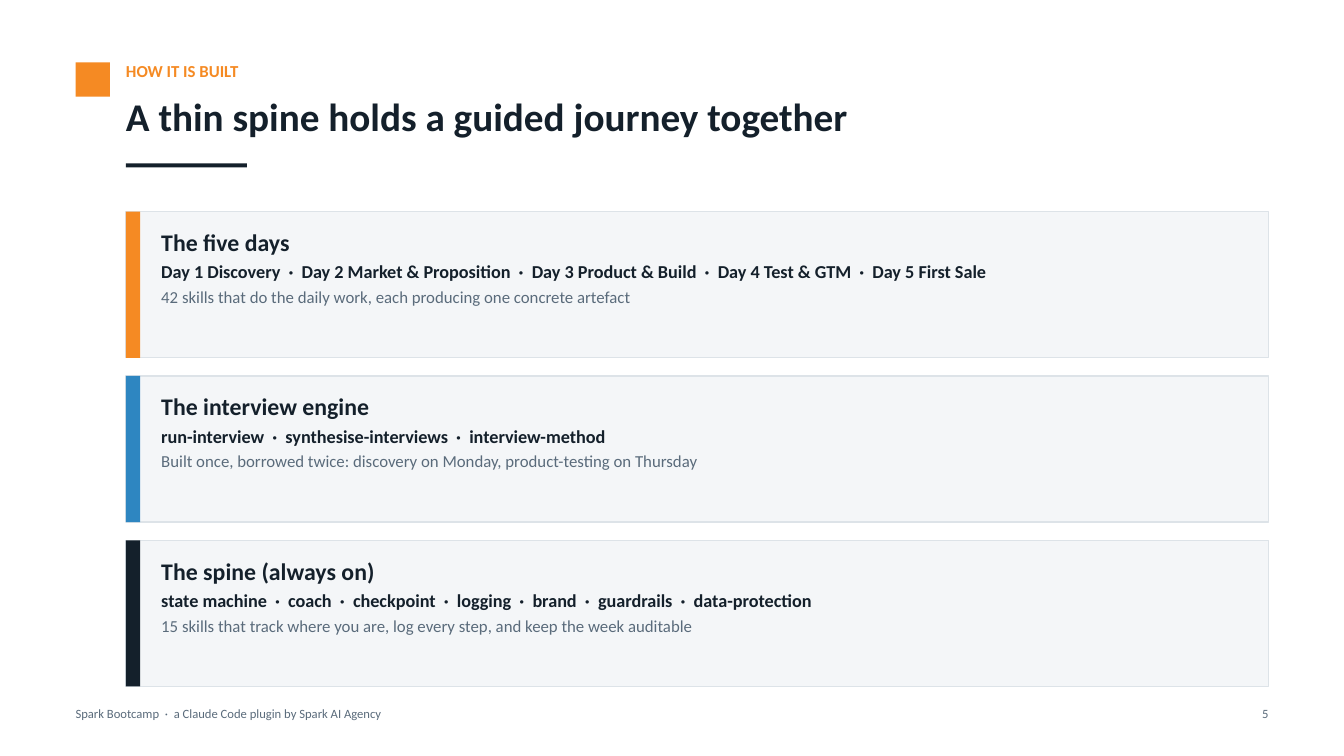
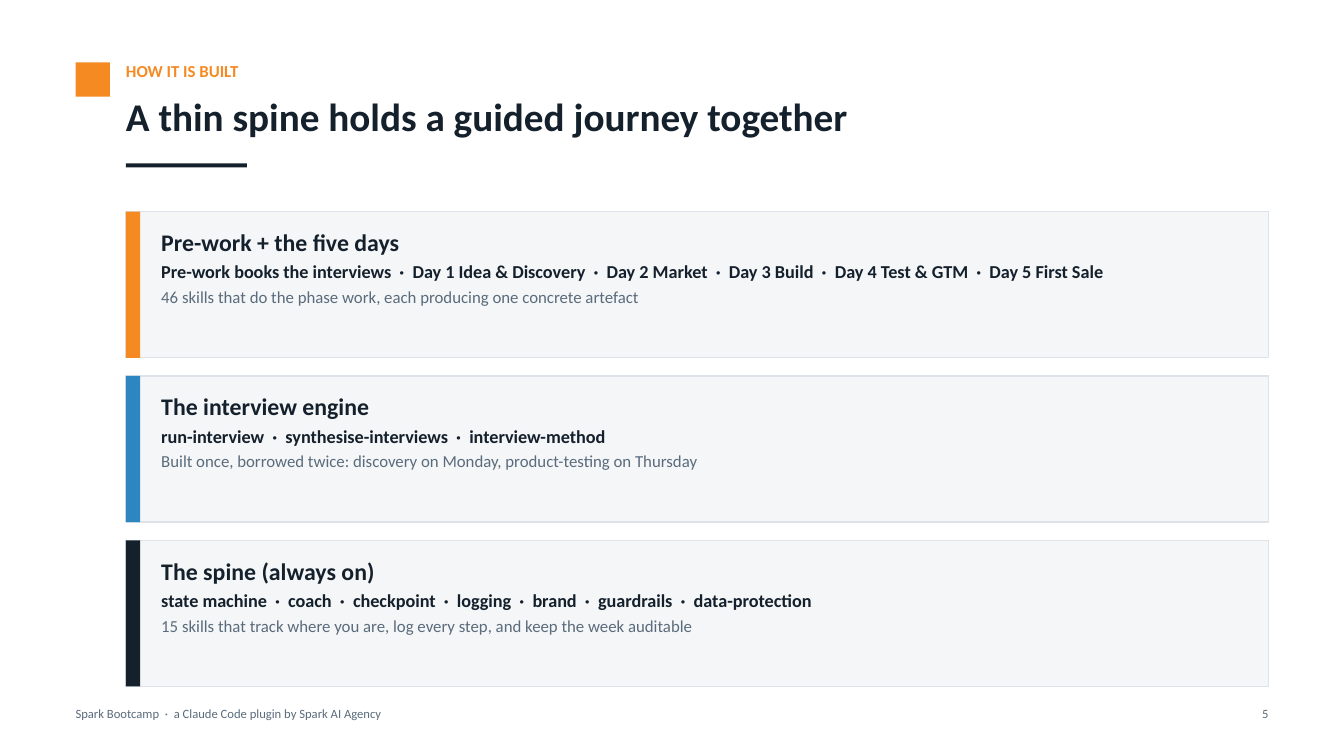
Before and after one commit to SebSparkCuriosity/5daybootcamp, a slide deck: slide 5 of docs/spark-bootcamp-overview.pptx. Drawn at 1344x756 pixels with LibreOffice and Linux fonts; fonts in the diff are those of the drawing. Boxes give left, top, right and bottom in pixels: in the first picture for what was removed or moved away, otherwise in the second. Text is boxed around its words. In the diff, an @@ line names an element or a change of style, - is before the commit and + after.

```diff
--- a/docs/spark-bootcamp-overview.pptx
+++ b/docs/spark-bootcamp-overview.pptx
@@ text at (161,234,1103,306): text changed @@
-The five days
-Day 1 Discovery · Day 2 Market & Proposition · Day 3 Product & Build · Day 4 Test & GTM · Day 5 First Sale
-42 skills that do the daily work, each producing one concrete artefact
+Pre-work + the five days
+Pre-work books the interviews · Day 1 Idea & Discovery · Day 2 Market · Day 3 Build · Day 4 Test & GTM · Day 5 First Sale
+46 skills that do the phase work, each producing one concrete artefact
```
Also in this commit, not shown: 12 other slides changed, 1 slide added, 46 other files.
